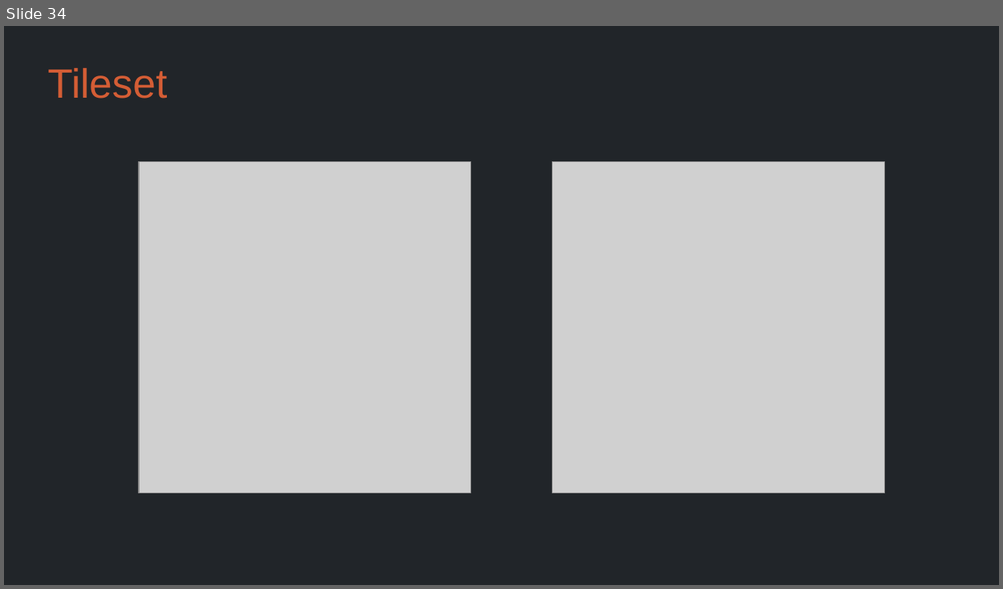
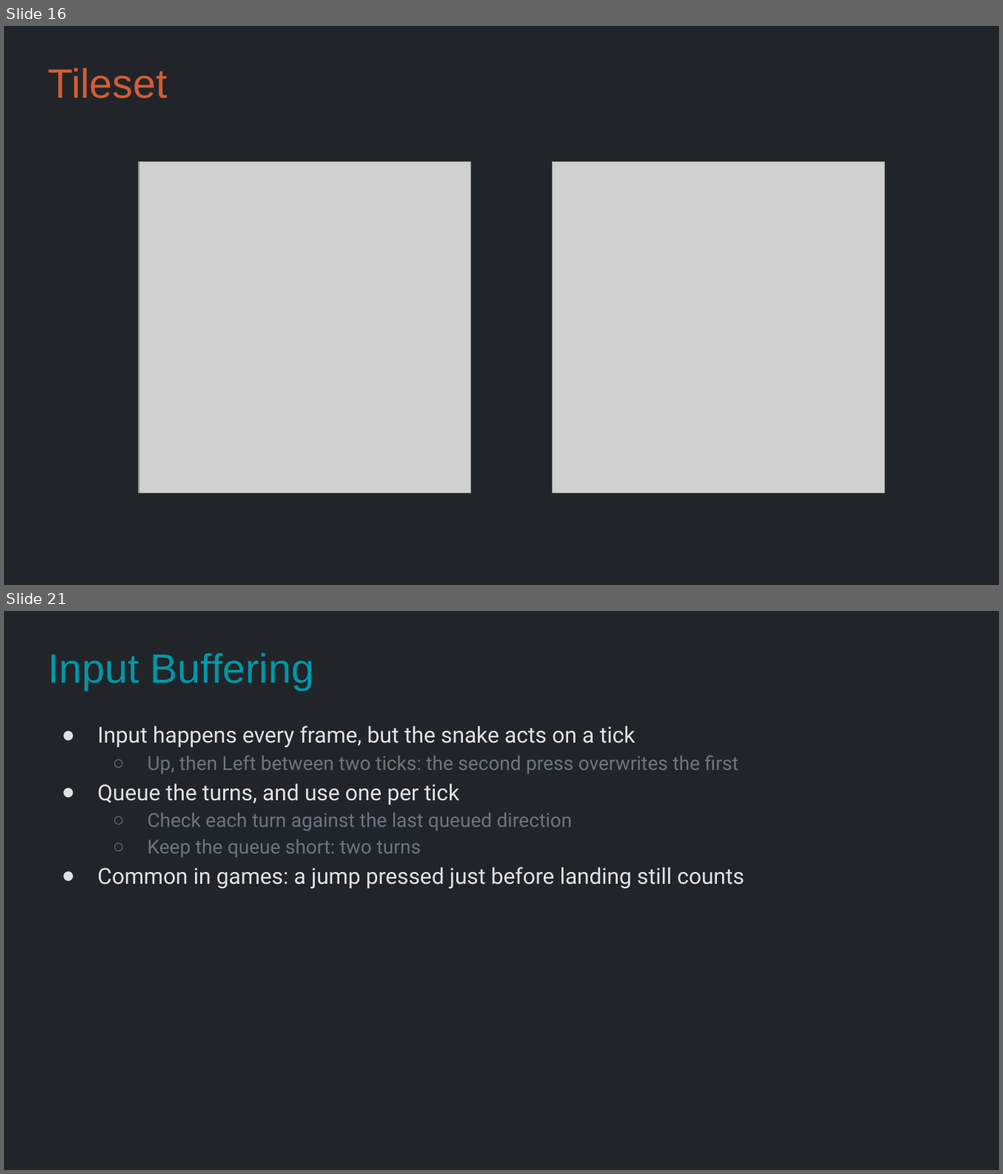
Before and after one commit to Metamate/gar, a slide deck: slides/03 Snake.pptx. Shown one above the other, each under a label of ours: slide 34 before the commit, slides 16 and 21 after it; the slides between them are not shown. The pictures are 1003x589 and 1003x1174 pixels, drawn with LibreOffice and Linux fonts; fonts in the diff are those of the drawing; grey boxes stand for pictures. Boxes give left, top, right and bottom in pixels: in the first picture for what was removed or moved away, otherwise in the second. Text is boxed around its words. In the diff, an @@ line names an element or a change of style, - is before the commit and + after.

```diff
--- a/slides/03 Snake.pptx
+++ b/slides/03 Snake.pptx
@@ slide 21 added at box(4, 611, 999, 1170), background #212529 @@
@@ title added at box(48, 653, 314, 690), 29.7 pt, text #0097A7 @@
+Input Buffering
@@ text added at box(97, 726, 744, 889), 16 pt, text #DEE2E6 @@
+● Input happens every frame, but the snake acts on a tick
+  ○ Up, then Left between two ticks: the second press overwrites the first
+● Queue the turns, and use one per tick
+  ○ Check each turn against the last queued direction
+  ○ Keep the queue short: two turns
+● Common in games: a jump pressed just before landing still counts
@@ what was slide 34 is now slide 16 @@
```
Also in this commit, not shown: 10 slides changed, 3 other slides added, 11 slides removed, 2 other files.
